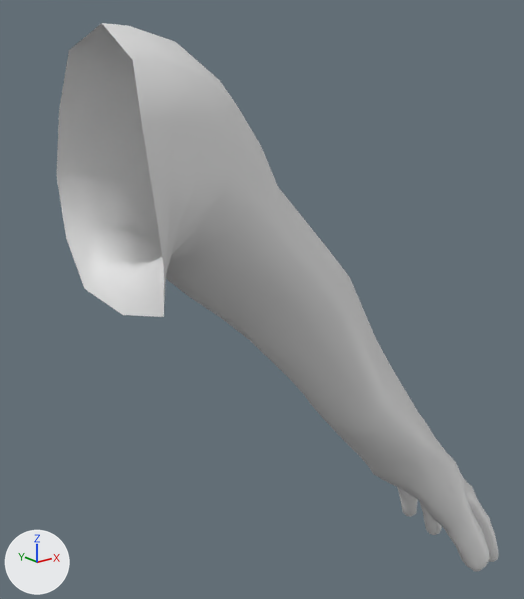
What one commit did to the Blender file Bodies/Bodies_Human/Bodies_Human_Males/Body_Human_Male_Normal/Body_Human_Male_Normal_ArmLeft.blend.
Rendered twice from a 50 mm lens placed at (-0.087, -0.496, 1.452), pointed at (0.363, 0.067, 1.227). Arrows for +X, +Y and +Z are at lower left; the lights stay in place. The older version comes first.

The scene before the commit, as lines of its bpy script (objects in view):
```python
me_body_human_male_normal_armleft = bpy.data.meshes.new('Body_Human_Male_Normal_ArmLeft')
me_body_human_male_normal_armleft.from_pydata(...)  # 753 vertices, 794 faces; spans x 0.16..0.676, y -0.091..0.096, z 0.821..1.486
ob_body_human_male_normal_armleft = bpy.data.objects.new('Body_Human_Male_Normal_ArmLeft', me_body_human_male_normal_armleft)
ob_body_human_male_normal_armleft.location = (0.0, 0.0, 0.0)
```
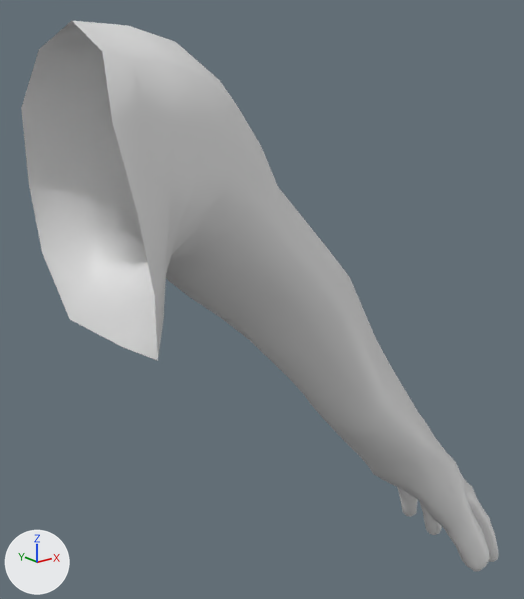
Patch to the scene script:
```diff
--- a/Bodies/Bodies_Human/Bodies_Human_Males/Body_Human_Male_Normal/Body_Human_Male_Normal_ArmLeft.blend.py
+++ b/Bodies/Bodies_Human/Bodies_Human_Males/Body_Human_Male_Normal/Body_Human_Male_Normal_ArmLeft.blend.py
@@ me_body_human_male_normal_armleft @@
 # used by ob_body_human_male_normal_armleft; location = (0.0, 0.0, 0.0)
-me_body_human_male_normal_armleft.from_pydata(...)  # 753 vertices, 794 faces; spans x 0.16..0.676, y -0.091..0.096, z 0.821..1.486
+me_body_human_male_normal_armleft.from_pydata(...)  # 765 vertices, 809 faces; spans x 0.13..0.676, y -0.091..0.102, z 0.821..1.487
+# me_body_human_male_normal_armleft part 1
+# 12 vertices are added at x 0.13..0.171, y -0.091..0.102, z 1.238..1.487
+# 15 new faces join them
```

Location of each change, (x1, y1, x2, y2) in pixels of the pictures (524 x 599 px):
'Body_Human_Male_Normal_ArmLeft', reshaped (8% wider)
    before: (57, 23, 499, 571)
    after: (21, 21, 499, 571)
part 1 of me_body_human_male_normal_armleft, added
    after: (21, 21, 164, 360)
